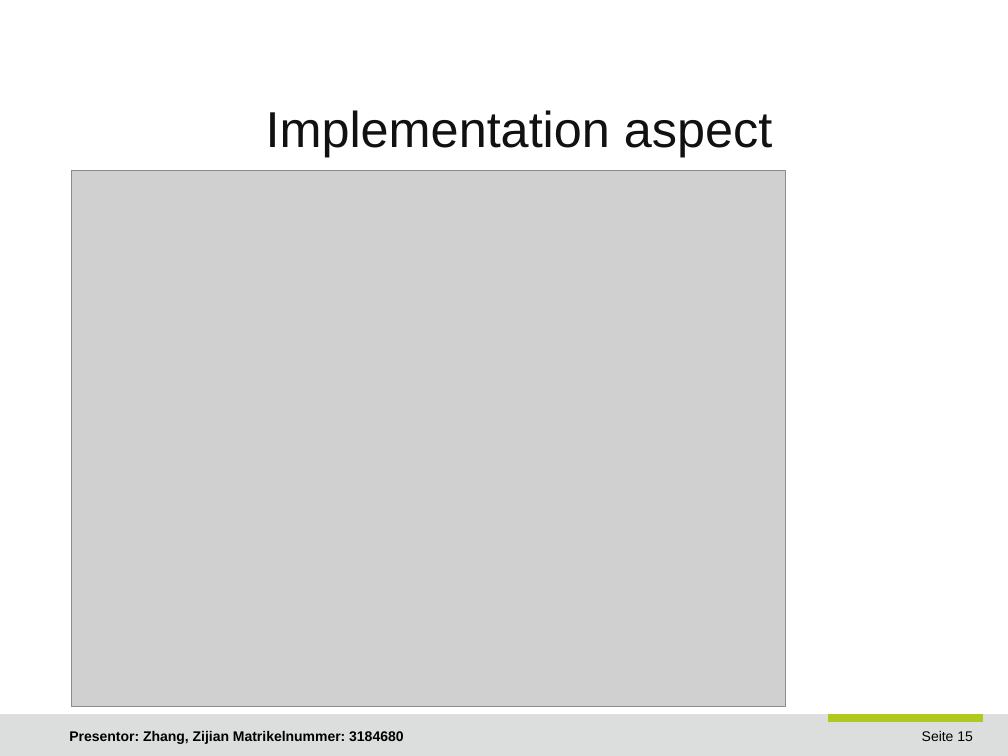
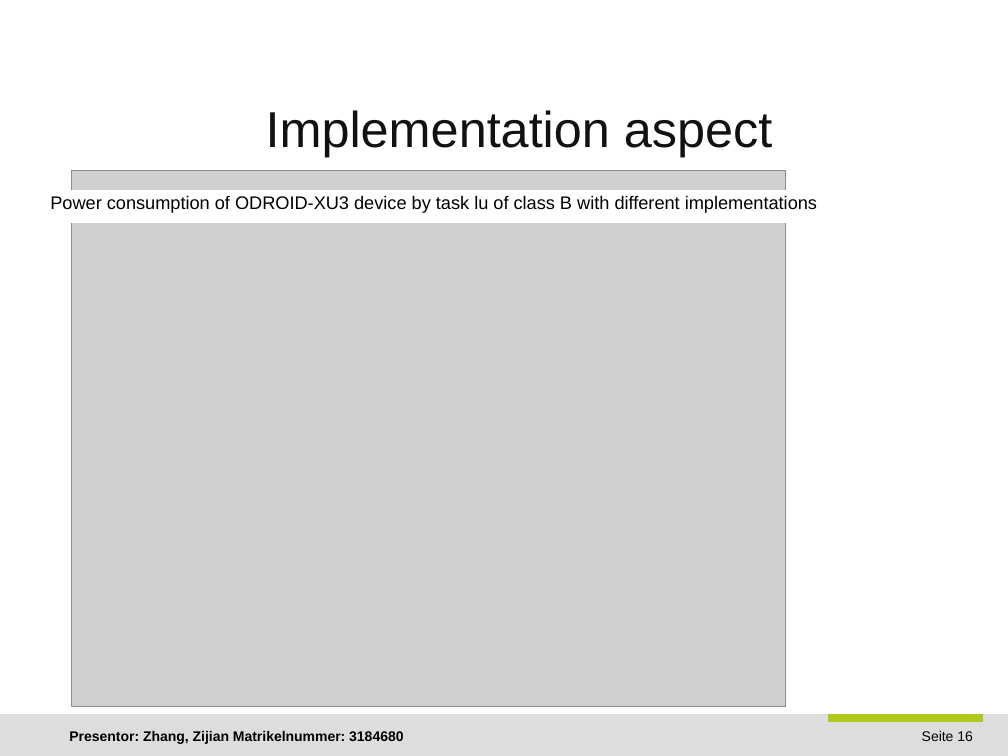
Before and after one commit to JoshuaGhost/hpc_data, a slide deck: slide 16 of presentation/Zhang_Zijian_HPC.odp (slide 15 before the commit). Drawn at 1008x756 pixels with LibreOffice and Linux fonts; fonts in the diff are those of the drawing; grey boxes stand for pictures; background and template pictures are left out. Boxes give left, top, right and bottom in pixels: in the first picture for what was removed or moved away, otherwise in the second. Text is boxed around its words. In the diff, an @@ line names an element or a change of style, - is before the commit and + after.

```diff
--- a/presentation/Zhang_Zijian_HPC.odp
+++ b/presentation/Zhang_Zijian_HPC.odp
@@ rectangle added at [24,191,834,222], fill #FFFFFF, outline #FFFFFF 0 pt @@
@@ text added at [50,195,817,213], 13 pt, text #000000 @@
+Power consumption of ODROID-XU3 device by task lu of class B with different implementations
@@ page number at [922,731,973,741]: text changed @@
-Seite 15
+Seite 16
```
Also in this commit, not shown: 5 other slides changed, 2 slides added, 14 other files.
